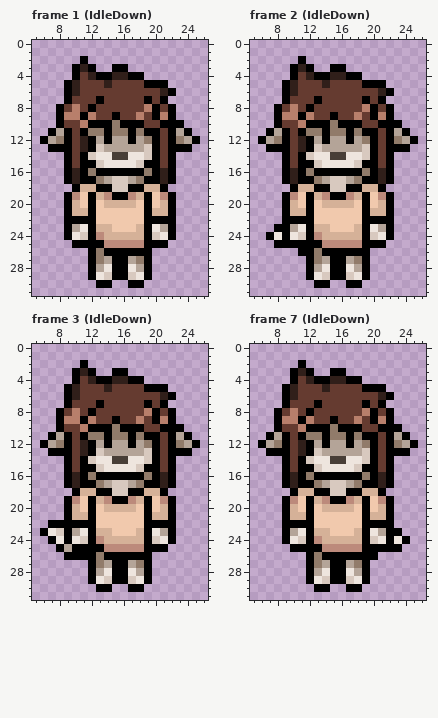
Pixel-art file, stored at art/OV/Mira/Miraov.aseprite. The picture above is the old version.
32x32 pixels, 83 frames. Colours within 5 levels of each other are drawn and written as one. Shown: frame 1 (IdleDown): x 5..26, y 0..31; frame 2 (IdleDown): x 5..26, y 0..31; frame 3 (IdleDown): x 5..26, y 0..31; frame 7 (IdleDown): x 5..26, y 0..31. The commit also changed other frames, which this record leaves out.
Now the later version:
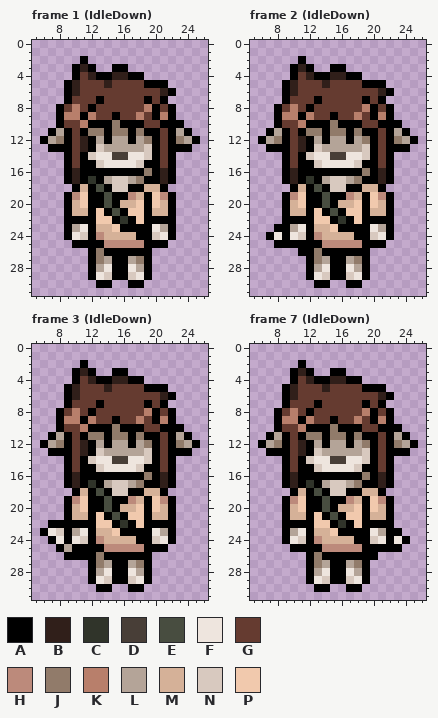
Palette (. is transparent): A #000000  B #301f1a  C #30342a  D #483e37  E #484d40  F #eee5de  G #653b30  H #bc8a7b  J #917b6a  K #b87f6b  L #b4a498  M #d5b198  N #d8c9bf  P #f1c9ad
The edit:
layer "Bag" now shown
Frame 1 (IdleDown), layer "Bag":
Colour A replaces colour J in row 16 at x 12; in row 17 at x 13.
Colour A replaces colour M in row 18 at x 12; in row 19 at x 13; in row 20 at x 15; in rows 23 to 24 at x 18.
Colour A replaces colour P in row 20 at x 13; in row 21 at x 14 and 16; in row 22 at x 15 and 17; in row 23 at x 16 to 17.
Colour C replaces colour A in row 17 at x 12.
Colour C replaces colour P in row 22 at x 16.
Colour E replaces colour A in row 18 at x 13.
Colour E replaces colour H in row 19 at x 14.
Colour E replaces colour M in row 20 at x 14.
Colour E replaces colour P in row 21 at x 15.
Frame 2 (IdleDown), layer "Bag": the same change as frame 1 (IdleDown)
Frame 3 (IdleDown), layer "Bag": the same change as frame 1 (IdleDown)
Frame 7 (IdleDown), layer "Bag": the same change as frame 1 (IdleDown)
Where, in picture pixels (left, top, right, bottom), the same in both pictures:
changed: (88, 168, 144, 240)
changed: (306, 168, 362, 240)
changed: (88, 472, 144, 544)
changed: (306, 472, 362, 544)
